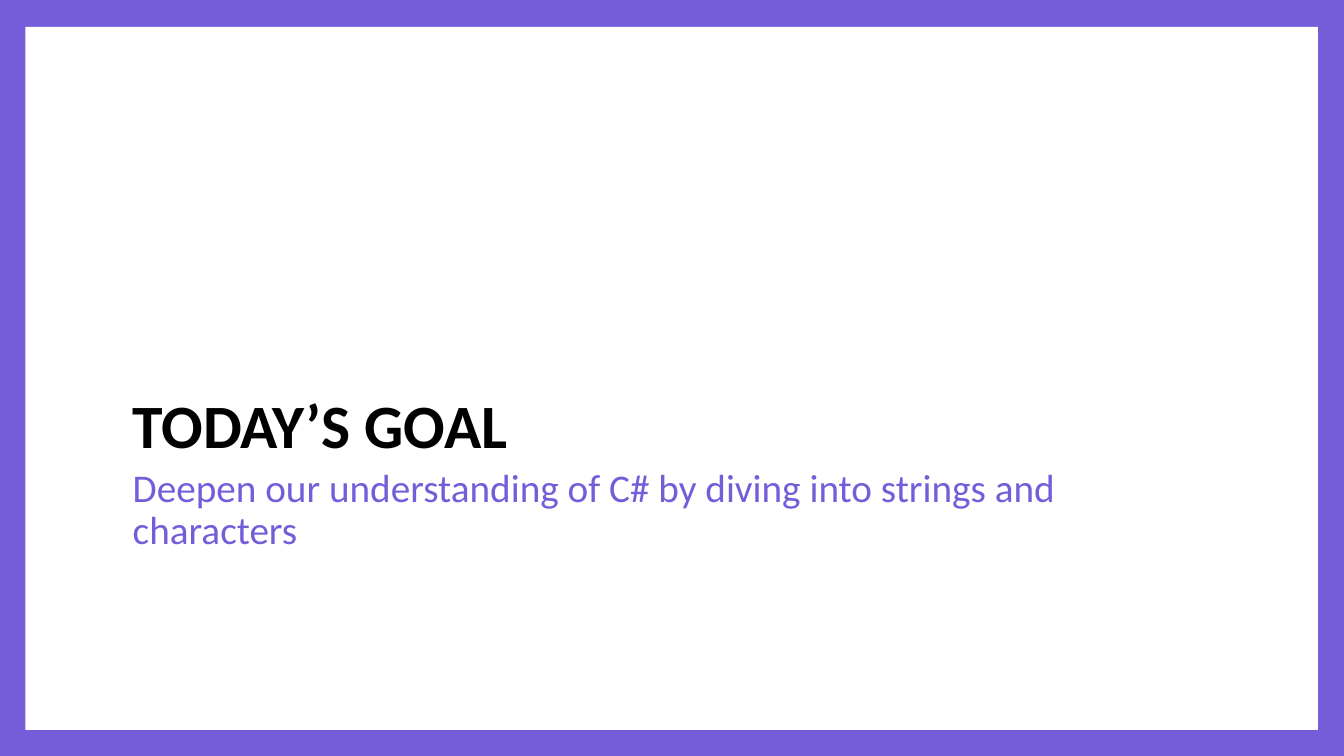
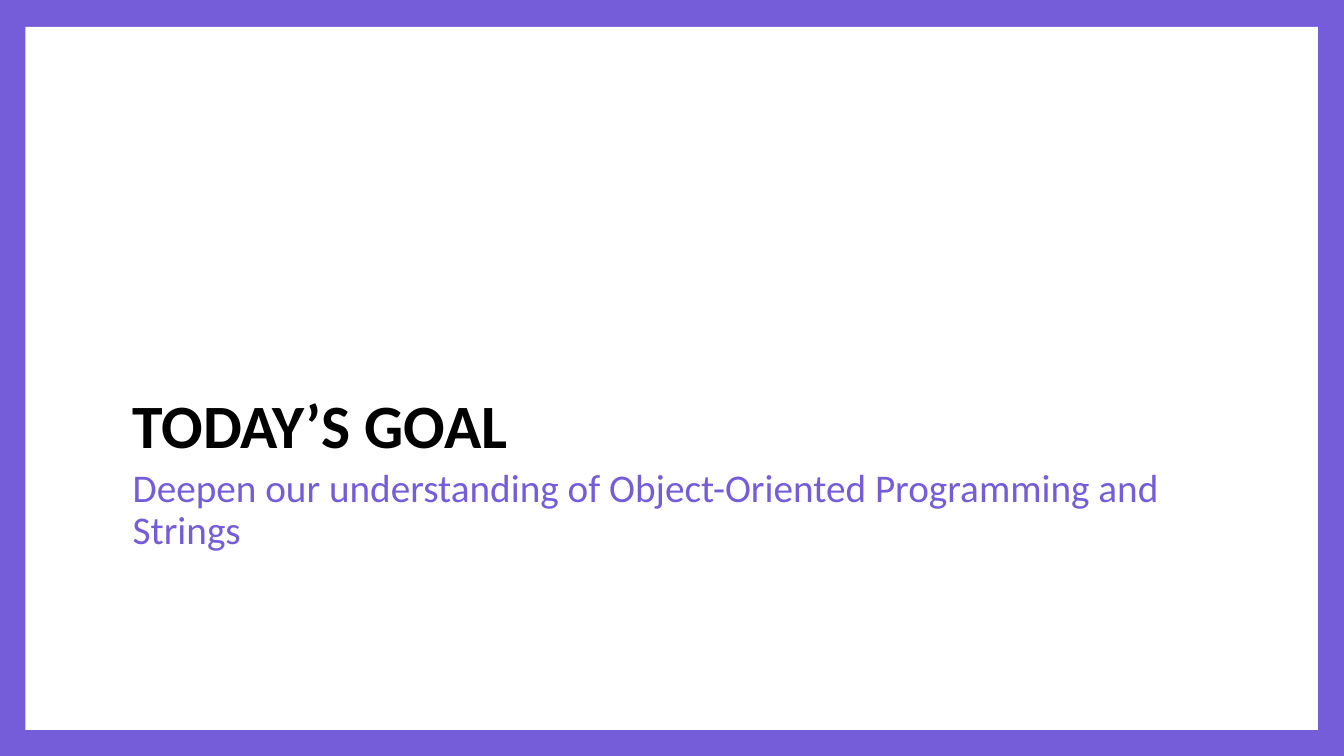
Before and after one commit to cdiggins/cs321, a slide deck: slide 1 of class-notes/cs321-winter-2023-lecture-4-strings.pptx. Drawn at 1344x756 pixels with LibreOffice and Linux fonts; fonts in the diff are those of the drawing. Boxes give left, top, right and bottom in pixels: in the first picture for what was removed or moved away, otherwise in the second. Text is boxed around its words. In the diff, an @@ line names an element or a change of style, - is before the commit and + after.

```diff
--- a/class-notes/cs321-winter-2023-lecture-4-strings.pptx
+++ b/class-notes/cs321-winter-2023-lecture-4-strings.pptx
@@ text at (x1=133, y1=475, x2=1158, y2=551): text changed @@
-Deepen our understanding of C# by diving into strings and characters
+Deepen our understanding of Object-Oriented Programming and Strings
```
Also in this commit, not shown: 10 other slides changed, 26 slides added, 31 slides removed, 3 other files.
